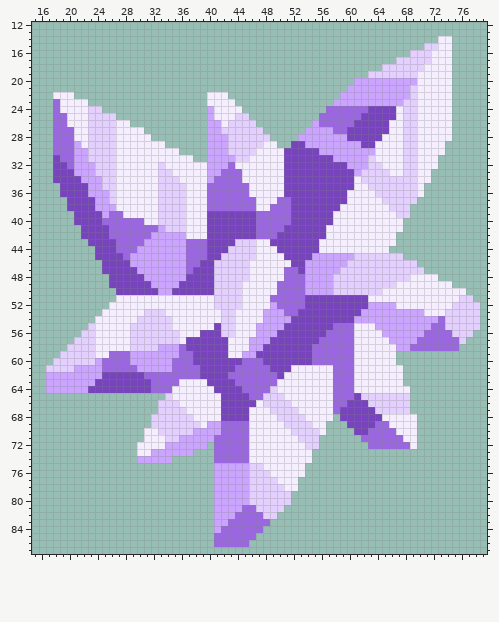
Two versions of one sprite sheet, assets/sprites/blocks/environment/walls/amethyst-crystals1.png. The first picture shows the starting point.
The file is 96x96 pixels. Shown: x 15..79, y 12..87.
Once edited:
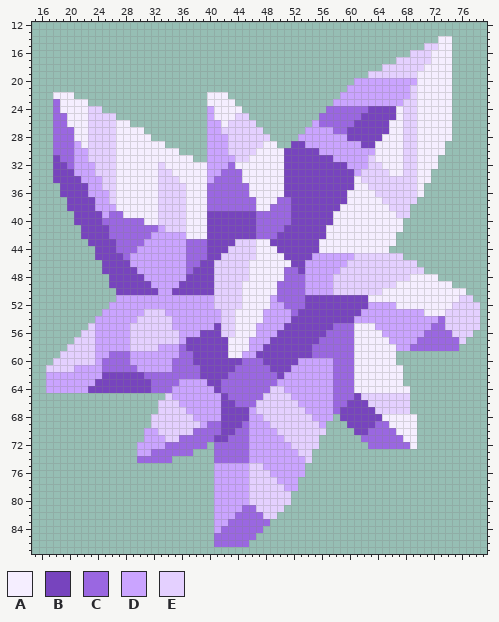
Palette (. is transparent): A #f5eeff  B #7744be  C #9a67e1  D #caa4ff  E #e4d0ff
The edit:
y 51: x 27..40 AAAAAAAAAAAAAA -> DDDDDDDDDDDDDD; x 49 C -> D
y 52: x 26..40 AAAAAAAAAAAAAAA -> DDDDDDDDDDDDDDD; x 50 C -> D
y 53: x 25..30 AAAAAA -> DDDDDD; x 34..41 AAAAAAAA -> DDDDDDDD; x 51 C -> D
y 54: x 24..29 AAAAAA -> DDDDDD; x 35..41 AAAAAAA -> DDDDDDD
y 55: x 24..28 AAAAA -> DDDDD; x 35..40 AAAAAA -> DDDDDD
y 56: x 24..28 AAAAA -> DDDDD; x 36..38 AAA -> DDD
y 57: x 24..28 AAAAA -> DDDDD; x 36 A -> D
y 58: x 24..28 AAAAA -> DDDDD
y 59: x 24..25 AA -> DD
y 60: x 53..57 BBCCC -> DDDDD
y 61: x 52..57 AAAAAA -> DDDDDD
y 62: x 51..57 AAAAAAA -> DDDDDDD
y 63: x 36..39 AAAA -> DDDD; x 42..43 BB -> CC; x 50..57 AAAAAAAA -> DDDDDDDD
y 64: x 35..40 AAAAAA -> DDDDDD; x 42..44 BBB -> CCC; x 50..57 AAAAAAAA -> EDDDDDDD
y 65: x 35..41 AAAAAAA -> DDDDDDD; x 43..45 BBB -> CCC; x 51..57 AAAAAAA -> EDDDDDD
y 66: x 36..41 AAAAAA -> DDDDDD; x 44..47 BBBA -> CCCE; x 52..57 AAAAAA -> EDDDDD
y 67: x 37..41 AAAAA -> DDDDD; x 46..48 AAA -> DEE; x 53..57 AAAAA -> EDDDD
y 68: x 38..41 AAAA -> DDDD; x 46..49 AAAA -> DDEE; x 54..57 AAAA -> EDDD
y 69: x 39..44 ADDCCC -> DCCBBB; x 46..50 AAAAA -> DDDEE; x 55..56 AA -> ED
y 70: x 31..32 AA -> DD; x 38..43 DDDDCC -> CCCCBB; x 46..51 AAAAAA -> DDDDEE; x 56 A -> E
y 71: x 31..33 AAA -> DDD; x 36..42 DDDDDCC -> CCCCCBB; x 46..52 AAAAAAA -> DDDDDEE
y 72: x 30..39 AAAADDDDDD -> DDDDCCCCCC; x 46..53 AAAAAAAA -> DDDDDDEE
y 73: x 30..37 AADDDDDD -> DDCCCCCC; x 46..54 AAAAAAAAA -> DDDDDDDEE
y 74: x 30..34 DDDDD -> CCCCC; x 46..54 AAAAAAAAA -> DDDDDDDDE
y 75: x 48..53 AAAAAA -> DDDDDD
y 76: x 49..53 AAAAA -> DDDDD
y 77: x 50..52 AAA -> DDD
y 78: x 51..52 AA -> DD
